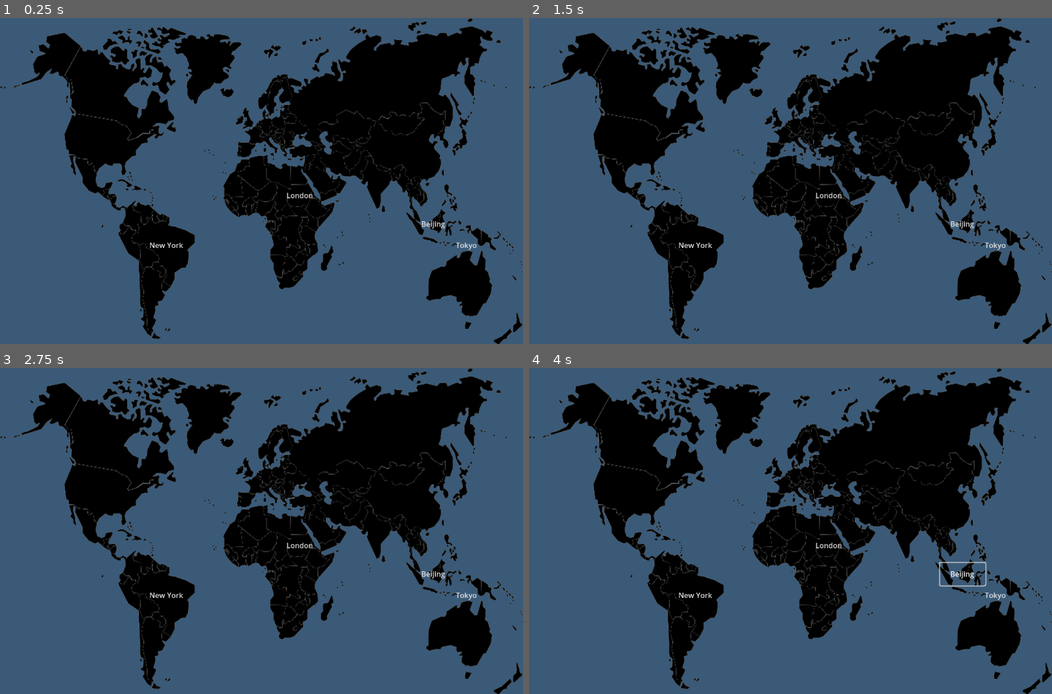
Above: before the commit, frames 1-4 (two rows, left to right).
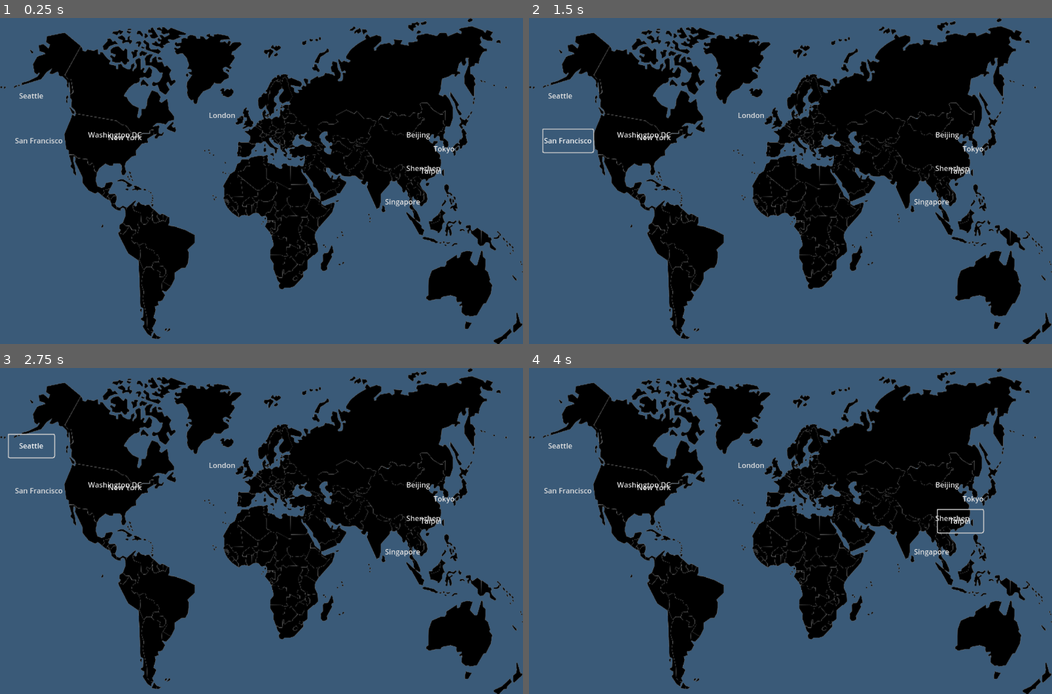
Above: after the commit, the same moments.

Repository: dwks/best-laid-plan-game
Game: Godot game, scene res://scenes/main.tscn
Same seed, same stepped clock (60 frames per second), same inputs: the game is played once before the commit and once after it.
Inputs (mouse positions are in pixels of both pictures, inside the frame that each line leads up to):
- Up to frame 1 (0.25 s): no input
- Up to frame 2 (1.5 s): click (644, 135) at 0.5 s, where only the run after the commit has a clickable "Washington DC"; click (565, 141) at 1.25 s, where only the run after the commit has a clickable "San Francisco"
- Up to frame 3 (2.75 s): click (31, 446) at 2 s, where only the run after the commit has a clickable "Seattle"
- Up to frame 4 (4 s): click "Beijing" at 2.75 s; click (952, 517) at 3.5 s, where only the run after the commit has a clickable "Shenzhen"

The runs differ from the first frame. In frame 1, 0.8% of the frame differs, in the area x 2-92%, y 23-72%; in frame 2, 0.9%; in frame 3, 0.9%; in frame 4, 1.0%.

Commit message:
more cities, testing android export

Diff:
--- a/project.godot
+++ b/project.godot
@@ -32,5 +32,6 @@
 [rendering]
 
 textures/canvas_textures/default_texture_filter=2
+textures/vram_compression/import_etc2_astc=true
 2d/snap/snap_2d_transforms_to_pixel=true
 2d/snap/snap_2d_vertices_to_pixel=true
--- a/scripts/game_manager.gd
+++ b/scripts/game_manager.gd
@@ -10,8 +10,32 @@
 	initialize_world()
 
 func initialize_world():
-	# Initialize basic world state
+	# Initialize world state with AI and tech hub cities
 	world_state = {
+		"washington_dc": {
+			"name": "Washington DC",
+			"population": 692_683,
+			"ai_adoption_rate": 0.55,
+			"policy_restrictions": "regulated",
+			"economic_growth": 2.1,
+			"quality_of_life": 0.78
+		},
+		"san_francisco": {
+			"name": "San Francisco",
+			"population": 873_965,
+			"ai_adoption_rate": 0.85,
+			"policy_restrictions": "permissive",
+			"economic_growth": 4.5,
+			"quality_of_life": 0.65
+		},
+		"seattle": {
+			"name": "Seattle",
+			"population": 749_256,
+			"ai_adoption_rate": 0.78,
+			"policy_restrictions": "moderate",
+			"economic_growth": 3.8,
+			"quality_of_life": 0.72
+		},
 		"new_york": {
 			"name": "New York",
 			"population": 8_336_817,
@@ -28,6 +52,30 @@
 			"economic_growth": 1.8,
 			"quality_of_life": 0.82
 		},
+		"beijing": {
+			"name": "Beijing",
+			"population": 21_542_000,
+			"ai_adoption_rate": 0.72,
+			"policy_restrictions": "state-controlled",
+			"economic_growth": 4.1,
+			"quality_of_life": 0.61
+		},
+		"shenzhen": {
+			"name": "Shenzhen",
+			"population": 17_600_000,
+			"ai_adoption_rate": 0.88,
+			"policy_restrictions": "permissive",
+			"economic_growth": 5.2,
+			"quality_of_life": 0.55
+		},
+		"singapore": {
+			"name": "Singapore",
+			"population": 5_686_000,
+			"ai_adoption_rate": 0.65,
+			"policy_restrictions": "moderate",
+			"economic_growth": 3.9,
+			"quality_of_life": 0.89
+		},
 		"tokyo": {
 			"name": "Tokyo",
 			"population": 13_515_271,
@@ -36,13 +84,13 @@
 			"economic_growth": 3.2,
 			"quality_of_life": 0.68
 		},
-		"beijing": {
-			"name": "Beijing",
-			"population": 21_542_000,
-			"ai_adoption_rate": 0.72,
-			"policy_restrictions": "state-controlled",
-			"economic_growth": 4.1,
-			"quality_of_life": 0.61
+		"taipei": {
+			"name": "Taipei",
+			"population": 2_646_000,
+			"ai_adoption_rate": 0.75,
+			"policy_restrictions": "moderate",
+			"economic_growth": 4.3,
+			"quality_of_life": 0.73
 		}
 	}
 
--- a/scripts/world_map.gd
+++ b/scripts/world_map.gd
@@ -5,12 +5,18 @@
 @onready var world_map_image = $MapContainer/WorldMapImage
 @onready var map_background = $MapBackground
 
-# Positions relative to the actual map dimensions (784.077 x 458.627, viewBox starts at 30.767, 241.591)
+# Positions relative to the PNG map dimensions (2000 x 1171)
 const CITY_POSITIONS = {
-	"new_york": Vector2(250, 320),   # North America - approximate position
-	"london": Vector2(450, 250),     # Europe
-	"tokyo": Vector2(700, 320),      # East Asia
-	"beijing": Vector2(650, 290)     # East Asia
+	"washington_dc": Vector2(420, 420),
+	"san_francisco": Vector2(140, 440),
+	"seattle": Vector2(120, 280),
+	"new_york": Vector2(480, 430),
+	"london": Vector2(850, 350),
+	"beijing": Vector2(1600, 420),
+	"shenzhen": Vector2(1620, 540),
+	"singapore": Vector2(1540, 660),
+	"tokyo": Vector2(1700, 470),
+	"taipei": Vector2(1650, 550)
 }
 
 var city_buttons: Dictionary = {}
@@ -60,7 +66,7 @@
 
 func reposition_city_buttons():
 	var viewport_size = get_viewport_rect().size
-	var map_size = Vector2(784.077, 458.627)
+	var map_size = Vector2(2000.0, 1171.0)
 
 	for city_id in city_buttons:
 		var button = city_buttons[city_id]
@@ -75,7 +81,7 @@
 func create_city_buttons():
 	# Get the viewport size to scale positions relative to window
 	var viewport_size = get_viewport_rect().size
-	var map_size = Vector2(784.077, 458.627)  # Size of the SVG map
+	var map_size = Vector2(2000.0, 1171.0)  # Size of the PNG map
 
 	for city_id in CITY_POSITIONS.keys():
 		var city_data = GameManager.get_city_data(city_id)
